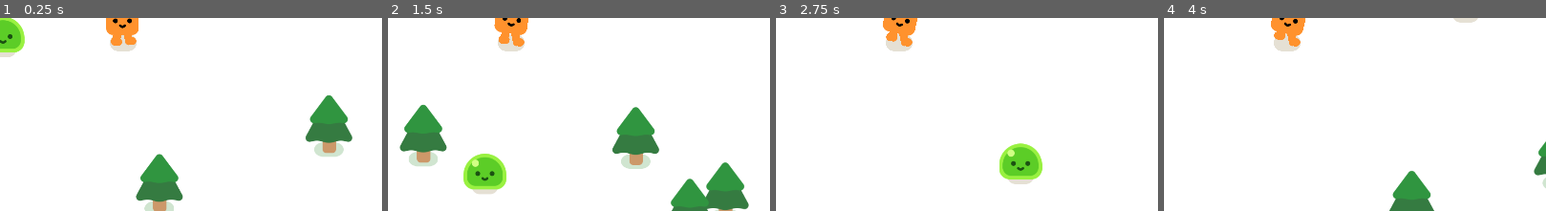
Above: before the commit, frames 1-4 (left to right).
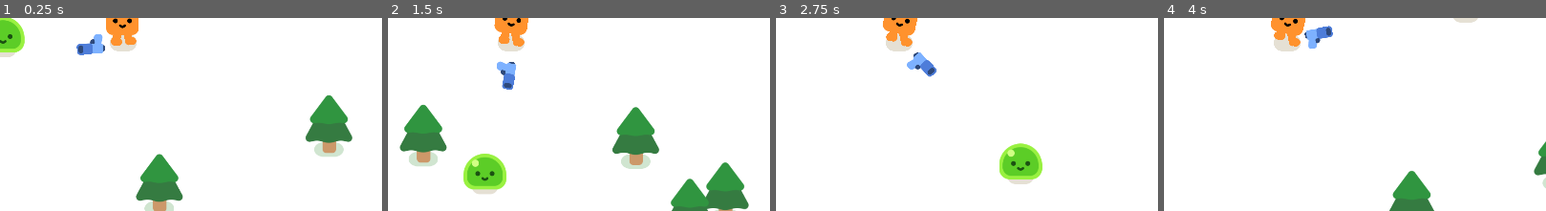
Above: after the commit, the same moments.

Repository: eapzzz/Vampire-Survivors-Like
Game: Godot game, scene res://survivors_game.tscn
Same seed, same stepped clock (60 frames per second), same inputs: the game is played once before the commit and once after it.
Inputs:
- Up to frame 1 (0.25 s): no input
- Up to frame 2 (1.5 s): hold W (move_up) from 0.53 s (still down)
- Up to frame 3 (2.75 s): release W (move_up) at 2.03 s; hold A (move_left) from 2.03 s (still down)
- Up to frame 4 (4 s): release A (move_left) at 3.53 s; hold S (move_down) from 3.53 s (still down)
The pictures show only the part of the screen within x 34-84%, y 38-88%; the shares and areas given below are measured in that part.

The runs differ from the first frame. In frame 1, 0.5% of the frame differs, in the area x 20-28%, y 8-20%; in frame 2, 0.5%; in frame 3, 0.5%; in frame 4, 0.5%, in the area x 36-45%, y 3-17%.

Commit message:
feat: give the player a gun that aims

Diff:
--- /dev/null
+++ b/gun.gd
@@ -0,0 +1,10 @@
+extends Area2D
+
+
+func _physics_process(_delta: float) -> void:
+	var enemies_in_range = get_overlapping_bodies()
+
+	if enemies_in_range.size() > 0:
+		var target_enemy = enemies_in_range.front()
+		look_at(target_enemy.global_position)
+	pass
--- /dev/null
+++ b/gun.tscn
@@ -0,0 +1,25 @@
+[gd_scene format=3 uid="uid://du5i8r7jdycua"]
+
+[ext_resource type="Script" uid="uid://bpyfw0mh6bsnv" path="res://gun.gd" id="1_dk5gl"]
+[ext_resource type="Texture2D" uid="uid://coon1w77o334i" path="res://pistol/pistol.png" id="1_vk1bi"]
+
+[sub_resource type="CircleShape2D" id="CircleShape2D_m1hyp"]
+radius = 500.0
+
+[node name="Gun" type="Area2D" unique_id=415322802]
+collision_layer = 0
+collision_mask = 2
+script = ExtResource("1_dk5gl")
+
+[node name="CollisionShape2D" type="CollisionShape2D" parent="." unique_id=227642282]
+shape = SubResource("CircleShape2D_m1hyp")
+debug_color = Color(0, 0.6, 0.69803923, 0)
+
+[node name="WeaponPivot" type="Marker2D" parent="." unique_id=1786474650]
+
+[node name="Pistol" type="Sprite2D" parent="WeaponPivot" unique_id=859202921]
+position = Vector2(82, 0)
+texture = ExtResource("1_vk1bi")
+
+[node name="ShootingPoint" type="Marker2D" parent="WeaponPivot/Pistol" unique_id=539907133]
+position = Vector2(25, -11)
--- a/mob.tscn
+++ b/mob.tscn
@@ -7,6 +7,7 @@
 radius = 59.03389
 
 [node name="Mob" type="CharacterBody2D" unique_id=568422908]
+collision_layer = 2
 script = ExtResource("1_nokgg")
 
 [node name="Slime" parent="." unique_id=2008890567 instance=ExtResource("1_dy6sc")]
--- a/player.tscn
+++ b/player.tscn
@@ -2,6 +2,7 @@
 
 [ext_resource type="PackedScene" uid="uid://pbmyh1qru7p" path="res://characters/happy_boo/happy_boo.tscn" id="1_4flbx"]
 [ext_resource type="Script" uid="uid://yh2ao5or56lq" path="res://player.gd" id="1_onrkg"]
+[ext_resource type="PackedScene" uid="uid://du5i8r7jdycua" path="res://gun.tscn" id="3_i3pqv"]
 
 [sub_resource type="CapsuleShape2D" id="CapsuleShape2D_phl0j"]
 radius = 21.0
@@ -18,3 +19,5 @@
 [node name="CollisionShape2D" type="CollisionShape2D" parent="." unique_id=797589328]
 rotation = 1.5707964
 shape = SubResource("CapsuleShape2D_phl0j")
+
+[node name="Gun" parent="." unique_id=415322802 instance=ExtResource("3_i3pqv")]
Not shown, added: gun.gd.uid
